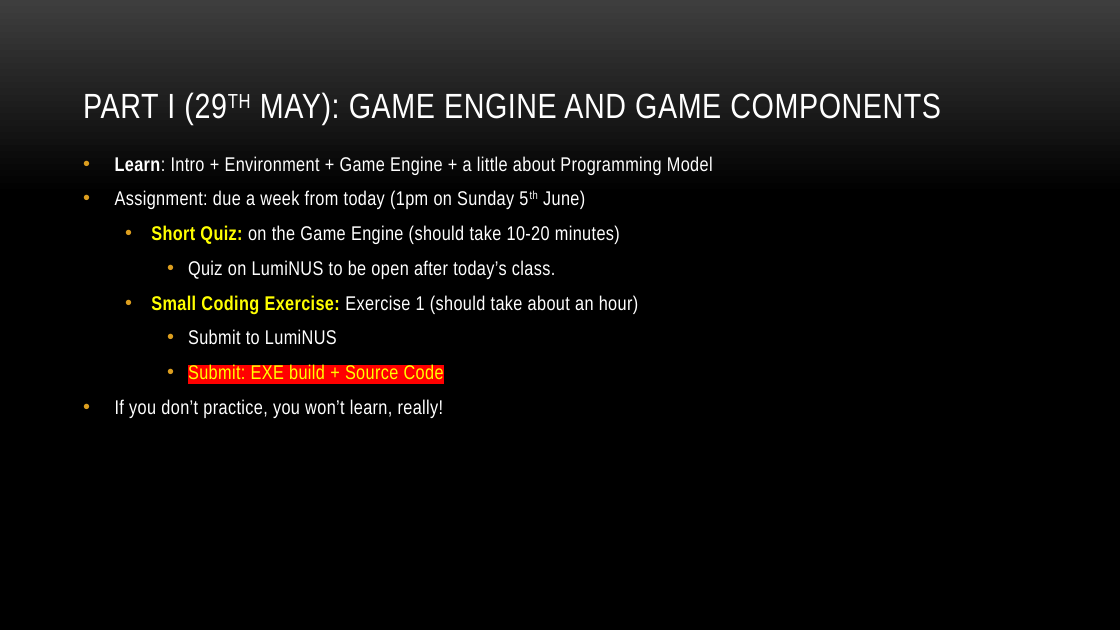
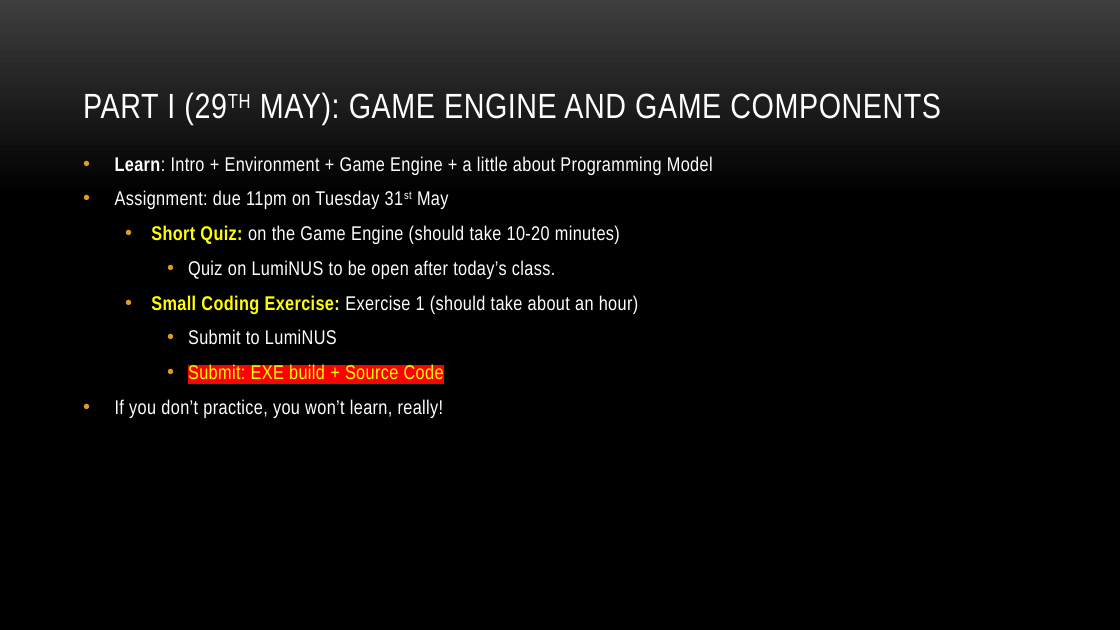
Before and after one commit to myuwbclasses/IntroGameDevelopment, a slide deck: slide 14 of PPT/Intro.pptx. Drawn at 1120x630 pixels with LibreOffice and Linux fonts; fonts in the diff are those of the drawing; background and template pictures are left out. Boxes give left, top, right and bottom in pixels: in the first picture for what was removed or moved away, otherwise in the second. Text is boxed around its words. In the diff, an @@ line names an element or a change of style, - is before the commit and + after.

Commit message:
Update due assignment due times.

```diff
--- a/PPT/Intro.pptx
+++ b/PPT/Intro.pptx
@@ text at <box>115,190,448,209</box>: text changed @@
-• Assignment: due a week from today (1pm on Sunday 5th June)
+• Assignment: due 11pm on Tuesday 31st May
```
Also in this commit, not shown: 2 other slides changed, 2 other files.
